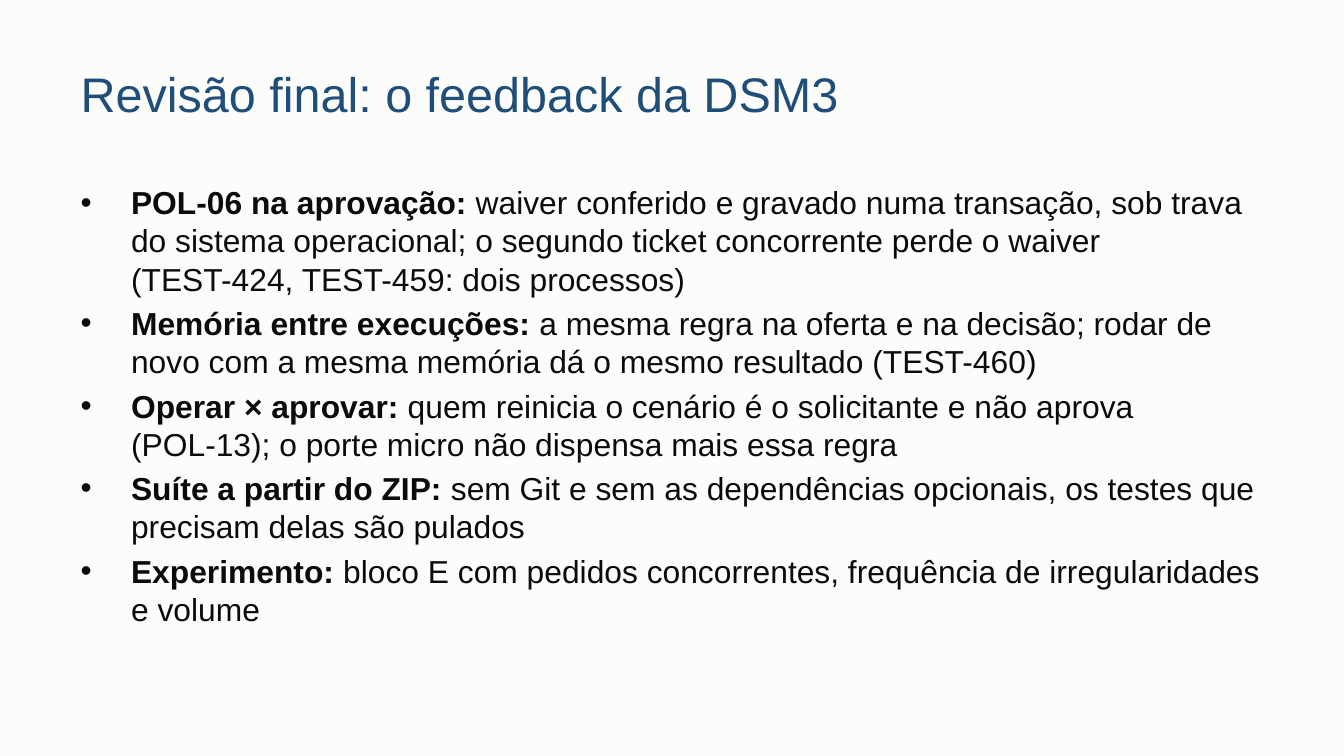
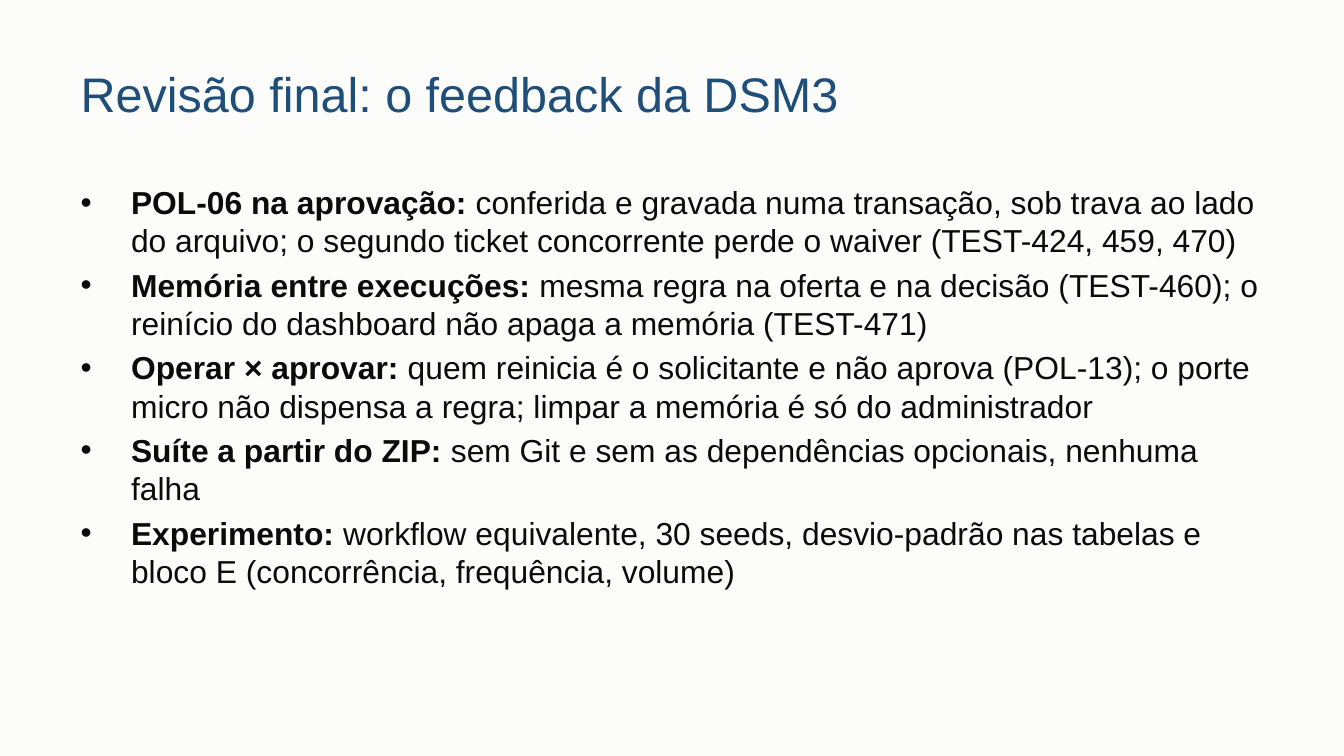
Before and after one commit to danrley-ribeiro/fin-dept-multiagents-project, a slide deck: slide 18 of entregas/dsm4/apresentacao/DSM4-apresentacao.pptx (slide 14 before the commit). Drawn at 1344x756 pixels with LibreOffice and Linux fonts; fonts in the diff are those of the drawing. Boxes give left, top, right and bottom in pixels: in the first picture for what was removed or moved away, otherwise in the second. Text is boxed around its words. In the diff, an @@ line names an element or a change of style, - is before the commit and + after.

```diff
--- a/entregas/dsm4/apresentacao/DSM4-apresentacao.pptx
+++ b/entregas/dsm4/apresentacao/DSM4-apresentacao.pptx
@@ text at <box>131,191,1258,588</box>: text changed @@
-• POL-06 na aprovação: waiver conferido e gravado numa transação, sob trava do sistema operacional; o segundo ticket concorrente perde o waiver (TEST-424, TEST-459: dois processos)
-• Memória entre execuções: a mesma regra na oferta e na decisão; rodar de novo com a mesma memória dá o mesmo resultado (TEST-460)
-• Operar × aprovar: quem reinicia o cenário é o solicitante e não aprova (POL-13); o porte micro não dispensa mais essa regra
-• Suíte a partir do ZIP: sem Git e sem as dependências opcionais, os testes que precisam delas são pulados
-• Experimento: bloco E com pedidos concorrentes, frequência de irregularidades e volume
+• POL-06 na aprovação: conferida e gravada numa transação, sob trava ao lado do arquivo; o segundo ticket concorrente perde o waiver (TEST-424, 459, 470)
+• Memória entre execuções: mesma regra na oferta e na decisão (TEST-460); o reinício do dashboard não apaga a memória (TEST-471)
+• Operar × aprovar: quem reinicia é o solicitante e não aprova (POL-13); o porte micro não dispensa a regra; limpar a memória é só do administrador
+• Suíte a partir do ZIP: sem Git e sem as dependências opcionais, nenhuma falha
+• Experimento: workflow equivalente, 30 seeds, desvio-padrão nas tabelas e bloco E (concorrência, frequência, volume)
```
Also in this commit, not shown: 10 other slides changed, 4 slides added, 1 slide removed, 2 other files.
